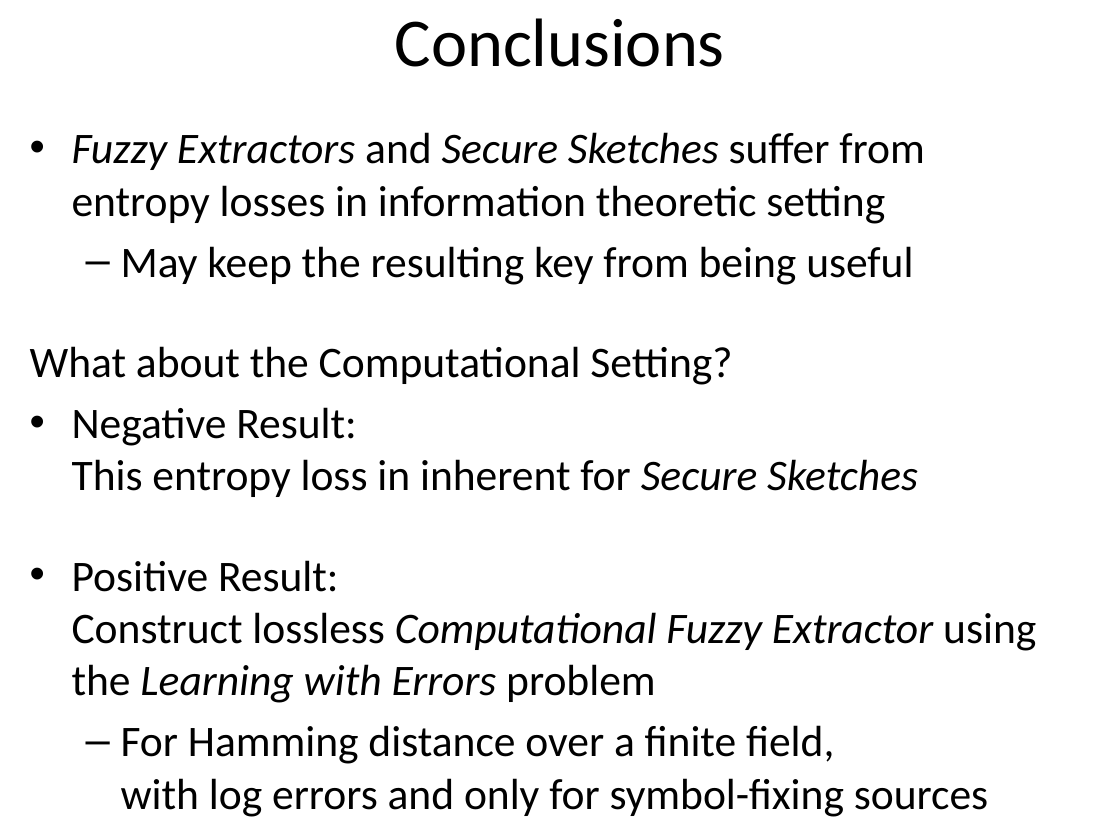
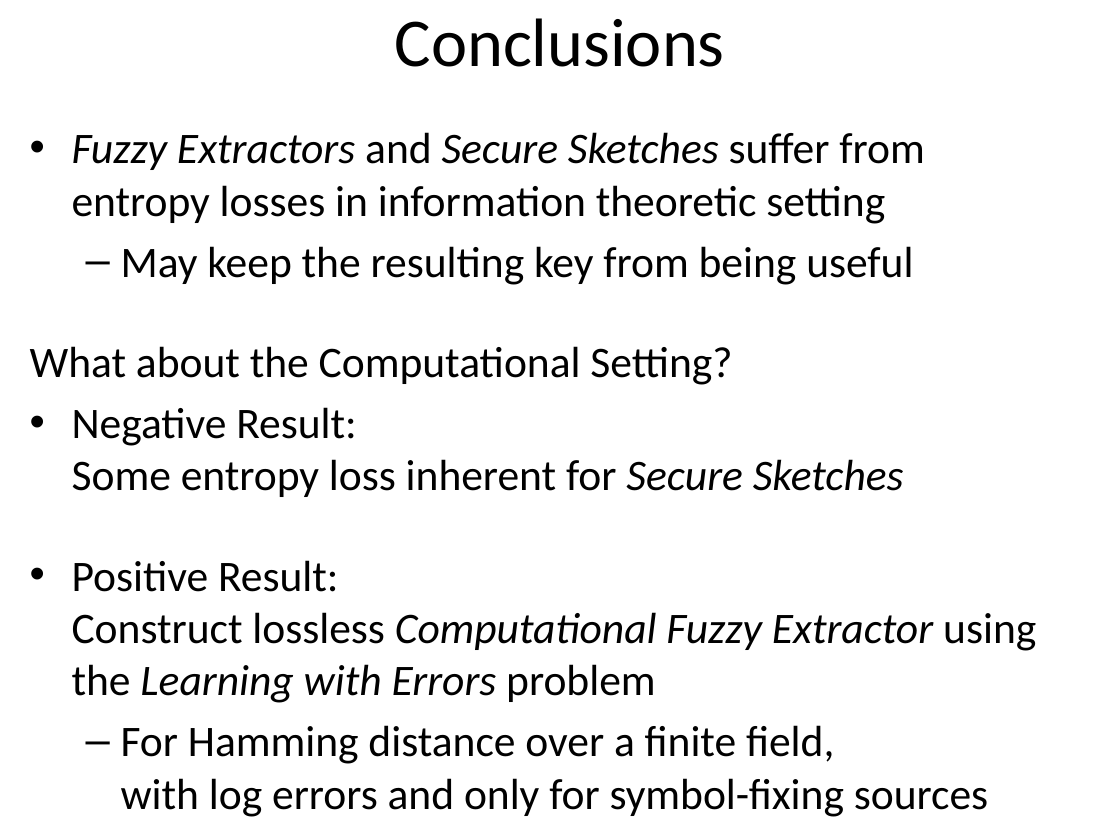
Before and after one commit to xianruimeng/comp-fuzzy-ext, a slide deck: slide 30 of ComputationalFuzzyExtractors-Asiacrypt.pptx (slide 41 before the commit). Drawn at 1120x840 pixels with LibreOffice and Linux fonts; fonts in the diff are those of the drawing. Boxes give left, top, right and bottom in pixels: in the first picture for what was removed or moved away, otherwise in the second. Text is boxed around its words. In the diff, an @@ line names an element or a change of style, - is before the commit and + after.

```diff
--- a/ComputationalFuzzyExtractors-Asiacrypt.pptx
+++ b/ComputationalFuzzyExtractors-Asiacrypt.pptx
@@ text at (72, 407, 904, 497): text changed @@
-• Negative Result:
-  This entropy loss in inherent for Secure Sketches
+• Negative Result:
+  Some entropy loss inherent for Secure Sketches
```
Also in this commit, not shown: 10 other slides changed.
